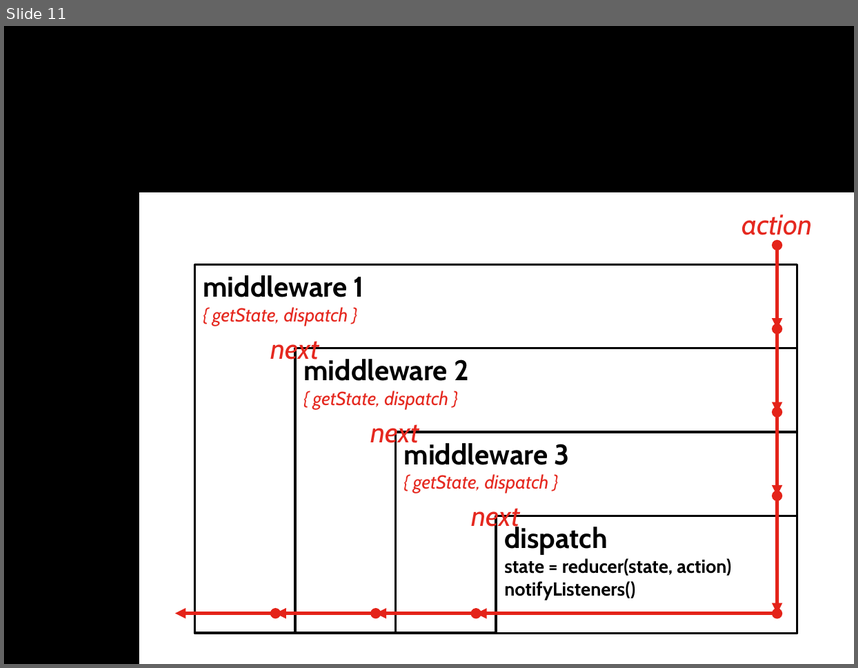
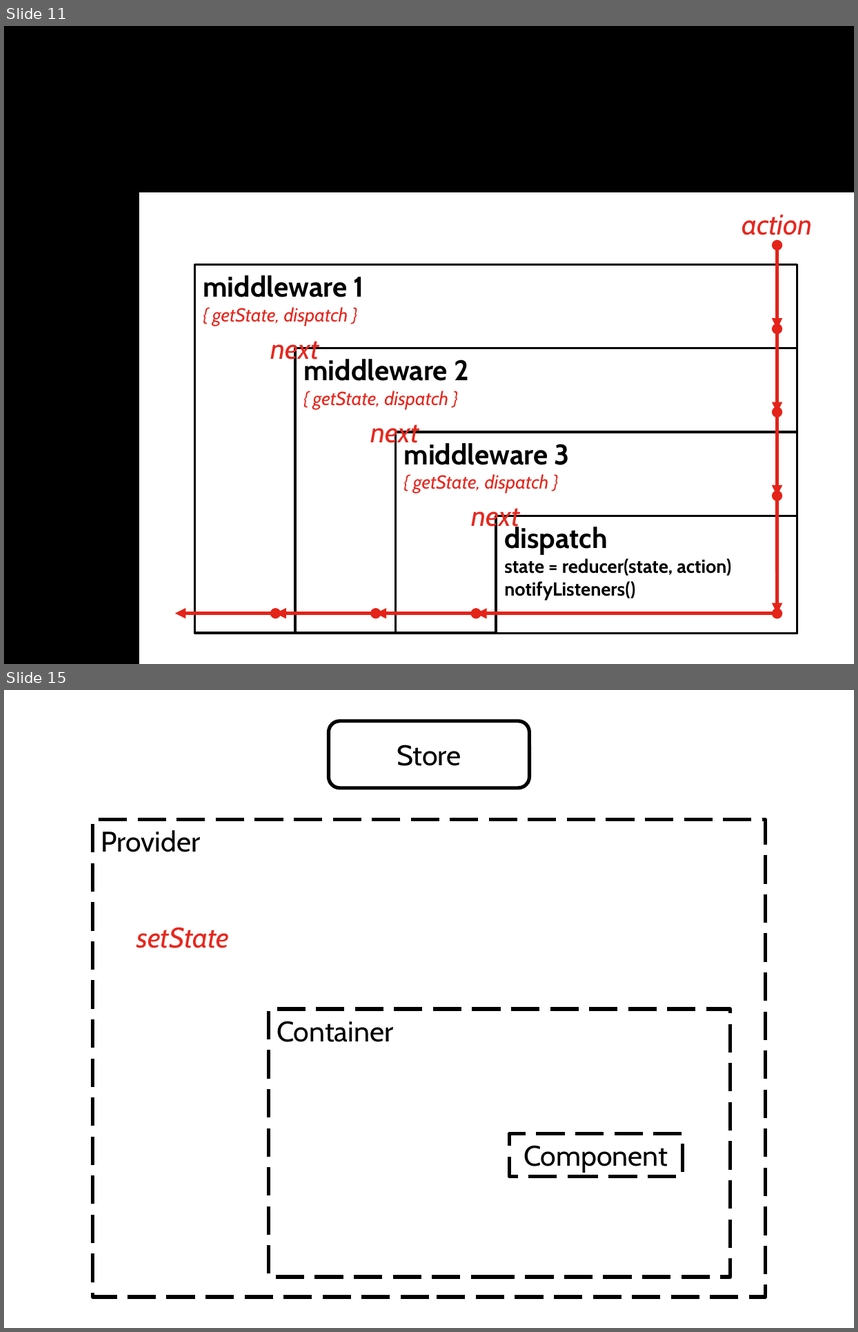
Before and after one commit to kontur-web-courses/redux, a slide deck: assets/diagrams.pptx. Shown one above the other, each under a label of ours: slide 11 before the commit, slides 11 and 15 after it; the slides between them are not shown. The pictures are 858x668 and 858x1332 pixels, drawn with LibreOffice and Linux fonts; fonts in the diff are those of the drawing. Boxes give left, top, right and bottom in pixels: in the first picture for what was removed or moved away, otherwise in the second. Text is boxed around its words. In the diff, an @@ line names an element or a change of style, - is before the commit and + after.

```diff
--- a/assets/diagrams.pptx
+++ b/assets/diagrams.pptx
@@ slide 15 added at [4,690,854,1328], background #FFFFFF @@
@@ rounded rectangle added at [329,720,529,788], fill #FFFFFF, outline #000000 3 pt, 24 pt, text #000000 @@
+Store
@@ rectangle added at [92,819,765,1296], outline #000000 3 pt dashed, 24 pt, text #000000 @@
+Provider
@@ text added at [136,927,230,948], 24 pt, text #E5281F, italic @@
+setState
@@ rectangle added at [268,1009,730,1276], outline #000000 3 pt dashed, 24 pt, text #000000 @@
+Container
@@ rectangle added at [509,1134,682,1176], outline #000000 3 pt dashed, 24 pt, text #000000 @@
+Component
```
Also in this commit, not shown: 8 other slides added, 19 other files.
